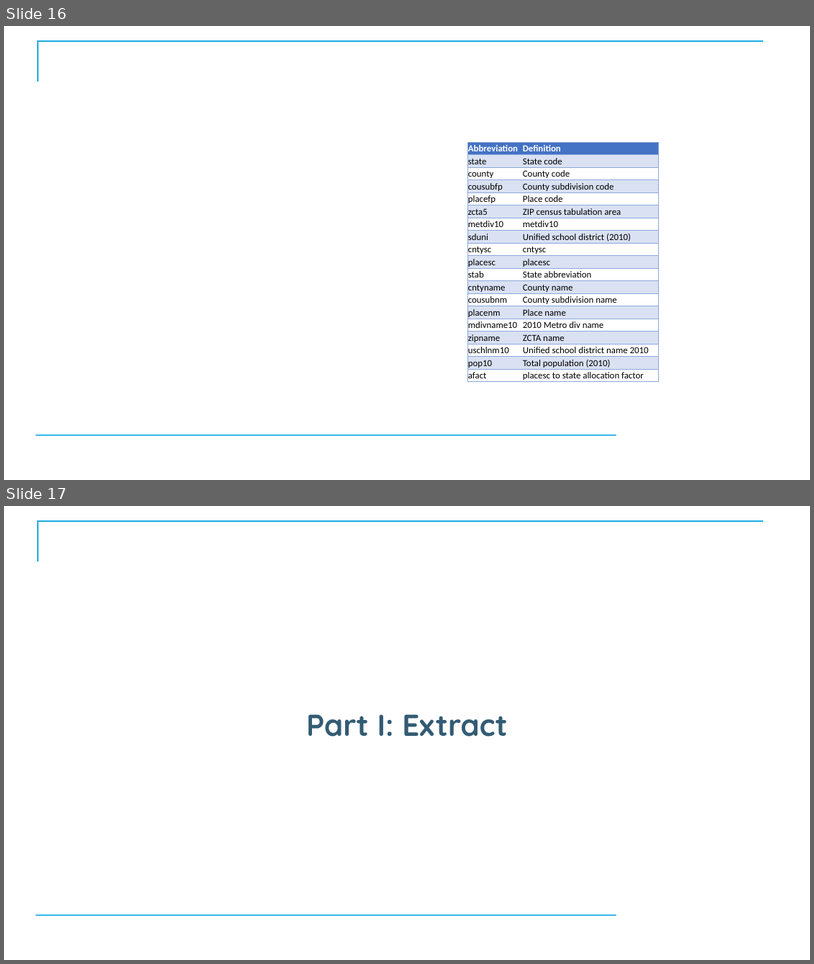
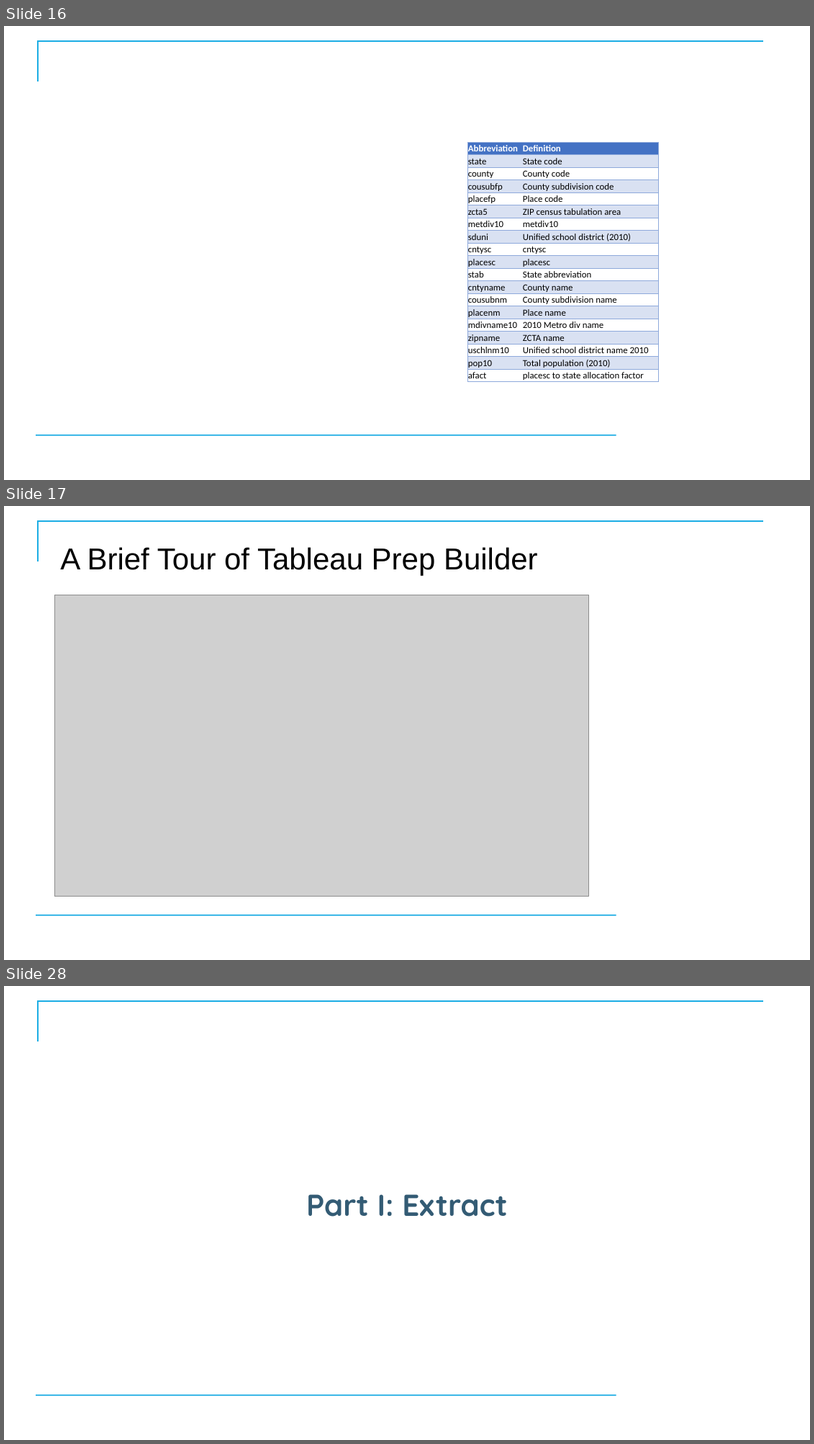
Before and after one commit to CostelloTechnicalConsulting/XTBP10---Tableau-Prep-Introduction, a slide deck: ppt/TableauPrepBuilderIntroV1_1.pptx. Shown one above the other, each under a label of ours: slides 16 and 17 before the commit, slides 16, 17 and 28 after it; the slides between them are not shown. The pictures are 814x964 and 814x1444 pixels, drawn with LibreOffice and Linux fonts; fonts in the diff are those of the drawing; grey boxes stand for pictures; background and template pictures are left out. Boxes give left, top, right and bottom in pixels: in the first picture for what was removed or moved away, otherwise in the second. Text is boxed around its words. In the diff, an @@ line names an element or a change of style, - is before the commit and + after.

```diff
--- a/ppt/TableauPrepBuilderIntroV1_1.pptx
+++ b/ppt/TableauPrepBuilderIntroV1_1.pptx
@@ slide 17 added at box(4, 506, 810, 960), background #FFFFFF; not listed: 2 template elements that a slide beside it also shows @@
@@ title added at box(60, 547, 538, 575), 36 pt, text #000000 @@
+A Brief Tour of Tableau Prep Builder
@@ picture added at box(54, 595, 589, 896) @@
@@ what was slide 17 is now slide 28 @@
```
Also in this commit, not shown: 1 slide changed, 10 other slides added, 12 other files.
